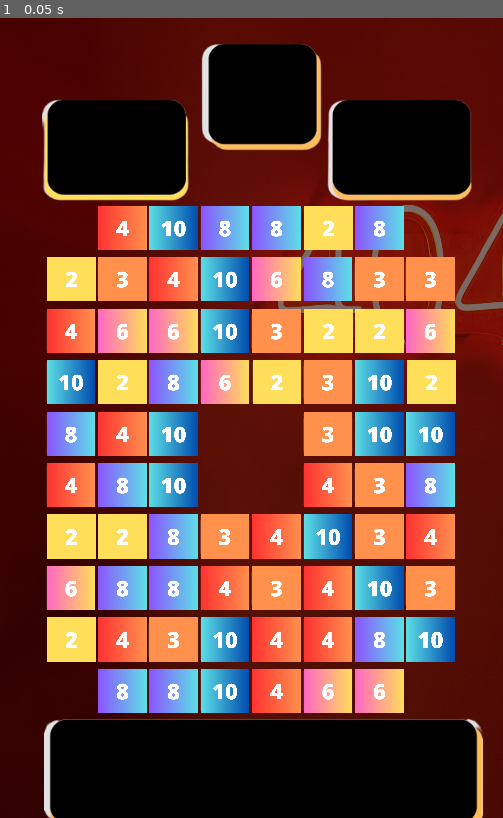
Above: before the commit, frame 1.
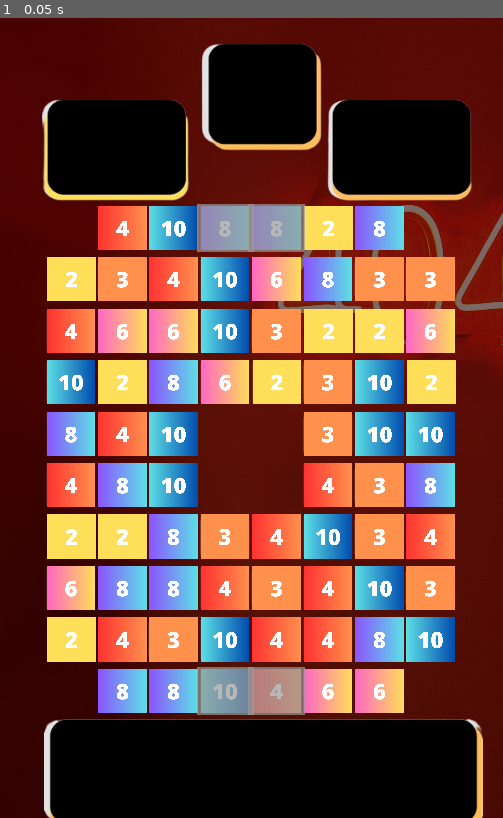
Above: after the commit, the same moment.

Repository: AARCOF/Play-To-Fail-Juego-en-Godot
Game: Godot game, scene res://Scenes/game_window.tscn
The game is run twice, just before and just after one commit, with the same random seed, the same clock (stepped at 60 frames per second) and the same inputs.
Inputs:
- Up to frame 1 (0.05 s): no input

The runs differ from the first frame. In frame 1, 2.6% of the frame differs, in the area x 39-61%, y 23-88%.

Commit message:
build_obstaclesBlock

Diff:
--- /dev/null
+++ b/Scenes/block.tscn
@@ -0,0 +1,12 @@
+[gd_scene load_steps=3 format=2]
+
+[ext_resource path="res://art/obstacles/block.png" type="Texture" id=1]
+[ext_resource path="res://Scripts/block.gd" type="Script" id=2]
+
+[node name="Node2D" type="Node2D"]
+scale = Vector2( 0.13, 0.13 )
+script = ExtResource( 2 )
+
+[node name="Sprite" type="Sprite" parent="."]
+modulate = Color( 0.619608, 0.619608, 0.619608, 1 )
+texture = ExtResource( 1 )
--- a/Scenes/game_window.tscn
+++ b/Scenes/game_window.tscn
@@ -1,9 +1,10 @@
-[gd_scene load_steps=5 format=2]
+[gd_scene load_steps=6 format=2]
 
 [ext_resource path="res://art/background.jpg" type="Texture" id=1]
 [ext_resource path="res://art/top_ui.png" type="Texture" id=2]
 [ext_resource path="res://art/bottom_ui.png" type="Texture" id=3]
 [ext_resource path="res://grid.gd" type="Script" id=4]
+[ext_resource path="res://Scripts/block_holder.gd" type="Script" id=5]
 
 [node name="game_window" type="Node2D"]
 
@@ -39,6 +40,10 @@
 offset = 64
 y_offset = 5
 empty_spaces = PoolVector2Array( 0, 0, 7, 0, 0, 9, 7, 9, 3, 4, 4, 4, 3, 5, 4, 5 )
+block_spaces = PoolVector2Array( 3, 0, 4, 0, 3, 9, 4, 9 )
+
+[node name="block_holder" type="Node2D" parent="."]
+script = ExtResource( 5 )
 
 [node name="destroy_timer" type="Timer" parent="."]
 wait_time = 0.15
@@ -51,6 +56,7 @@
 wait_time = 0.5
 one_shot = true
 
+[connection signal="make_block" from="grid" to="block_holder" method="_on_grid_make_block"]
 [connection signal="timeout" from="destroy_timer" to="grid" method="_on_destroy_timer_timeout"]
 [connection signal="timeout" from="collapse_timer" to="grid" method="_on_collapse_timer_timeout"]
 [connection signal="timeout" from="refill_timer" to="grid" method="_on_refill_timer_timeout"]
--- /dev/null
+++ b/Scripts/block.gd
@@ -0,0 +1,9 @@
+extends Node2D
+
+export (int) var health
+
+func _ready():
+	pass # Replace with function body.
+
+func take_damage(damage):
+	health -= damage
--- /dev/null
+++ b/Scripts/block_holder.gd
@@ -0,0 +1,32 @@
+extends Node2D
+
+var block_pieces = []
+var width = 8
+var height = 10
+var block = preload("res://Scenes/block.tscn")
+
+func _ready():
+	block_pieces = make_2d_array()
+
+func make_2d_array():
+	var array = []
+	for i in range(width):
+		array.append([])
+		for j in range(height):
+			array[i].append(null)
+	return array
+
+func _on_grid_make_block(board_position):
+	if block_pieces.size() == 0:
+		block_pieces = make_2d_array()
+	var current = block.instance()
+	add_child(current)
+	current.position = Vector2(board_position.x * 64 + 87, -board_position.y * 64 + 837)
+	block_pieces[board_position.x][board_position.y] = current
+
+func _on_grid_damage_block(board_position):
+	if block_pieces[board_position.x][board_position.y] != null:
+		block_pieces[board_position.x][board_position.y].take_damage(1)
+		if block_pieces[board_position.x][board_position.y].health == 0:
+			block_pieces[board_position.x][board_position.y].queue_free()
+			block_pieces[board_position.x][board_position.y] = null
--- a/grid.gd
+++ b/grid.gd
@@ -1,6 +1,6 @@
 extends Node2D
 
-#State Machine
+# State Machine
 enum{wait, move}
 var state
 
@@ -12,8 +12,13 @@
 export (int) var offset
 export (int) var y_offset
 
-#Obstaculos
+# Obstaculos
 export (PoolVector2Array) var empty_spaces
+export (PoolVector2Array) var block_spaces
+
+# Seniales de obstaculos
+signal make_block
+signal damage_block
 
 # Array de piezas
 var possible_pieces = [
@@ -46,6 +51,7 @@
 	randomize()
 	all_pieces = make_2d_array()
 	spawn_pieces()
+	spawn_block()
 
 func restricted_movement(place):
 	for i in empty_spaces.size():
@@ -77,6 +83,10 @@
 				add_child(piece);
 				piece.position = grid_to_pixel(i, j)
 				all_pieces[i][j] = piece
+
+func spawn_block():
+	for i in range(block_spaces.size()):
+		emit_signal("make_block", block_spaces[i])
 
 func match_at(i, j, color):
 	if i > 1:
@@ -201,6 +211,7 @@
 		for j in range(height):
 			if all_pieces[i][j] != null:
 				if all_pieces[i][j].matched:
+					emit_signal("damage_block", Vector2(i, j))
 					was_matched = true
 					all_pieces[i][j].queue_free()
 					all_pieces[i][j] = null
Binary file added: art/obstacles/block.png
Not shown, added: art/obstacles/block.png.import
